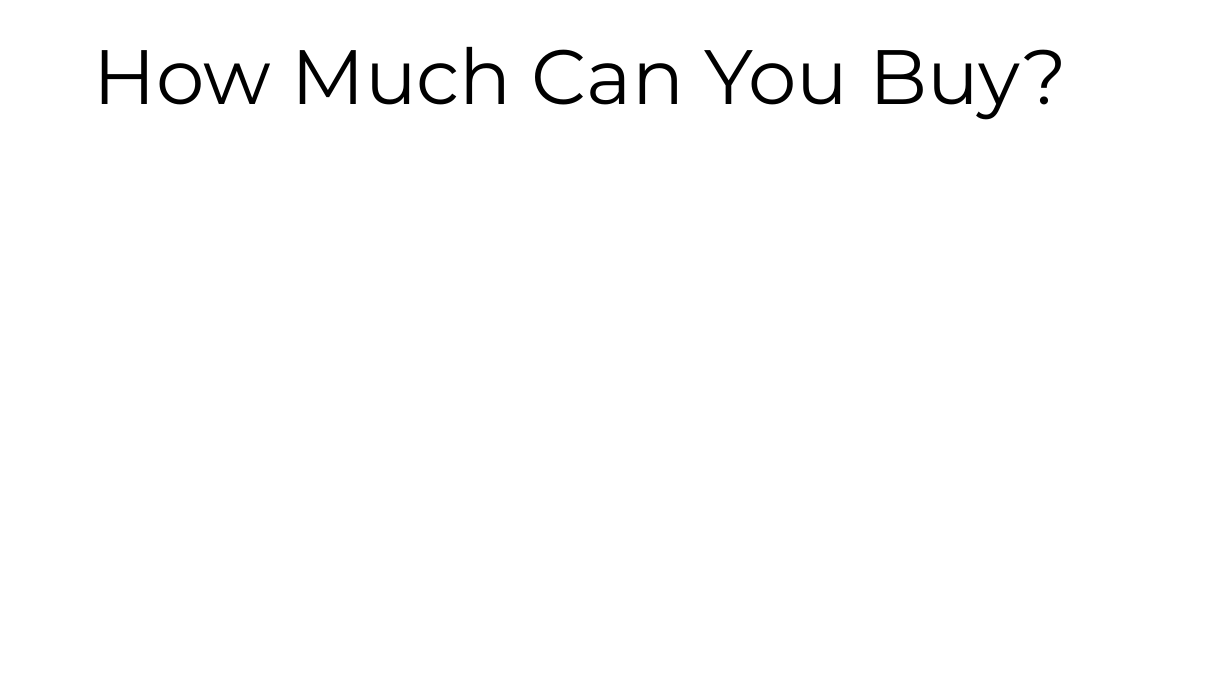
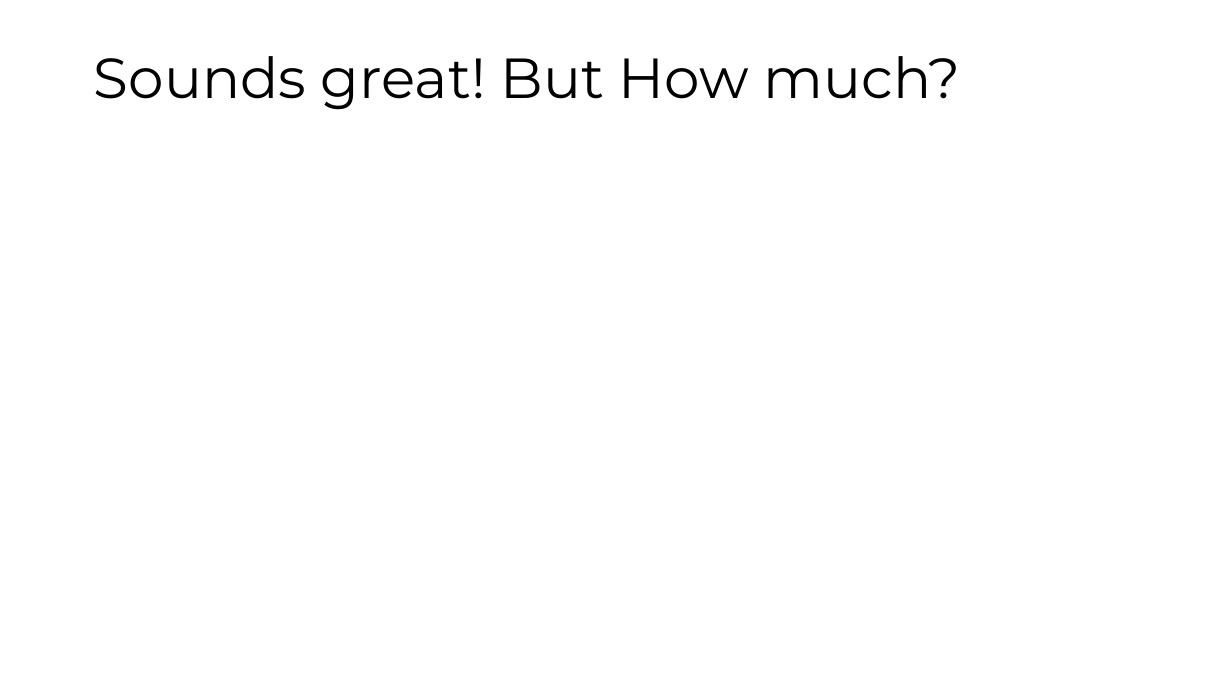
Before and after one commit to maatt4code/PicsAndStuff, a slide deck: slide 8 of Presentation/FXMM.pptx (slide 4 before the commit). Drawn at 1232x693 pixels with LibreOffice and Linux fonts; fonts in the diff are those of the drawing; background and template pictures are left out. Boxes give left, top, right and bottom in pixels: in the first picture for what was removed or moved away, otherwise in the second. Text is boxed around its words. In the diff, an @@ line names an element or a change of style, - is before the commit and + after.

```diff
--- a/Presentation/FXMM.pptx
+++ b/Presentation/FXMM.pptx
@@ title "Sounds great! But How much?" at [94, 56, 961, 110]: vertical alignment bottom to middle @@
@@ title at [94, 56, 961, 110]: text changed; size 60 to 44 pt @@
-How Much Can You Buy?
+Sounds great! But How much?
```
Also in this commit, not shown: 4 other slides changed, 14 slides added, 3 slides removed, 12 other files.
